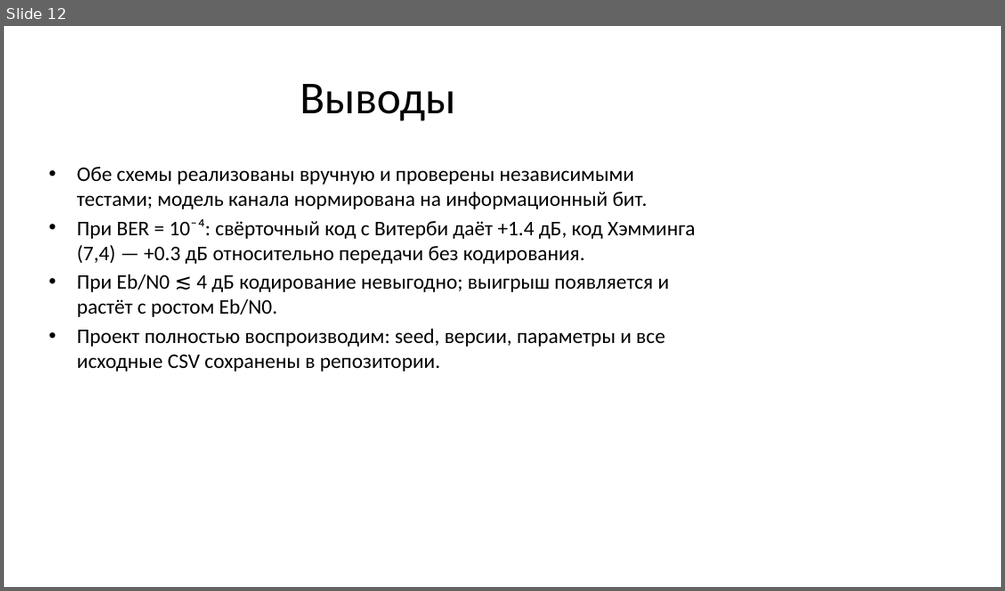
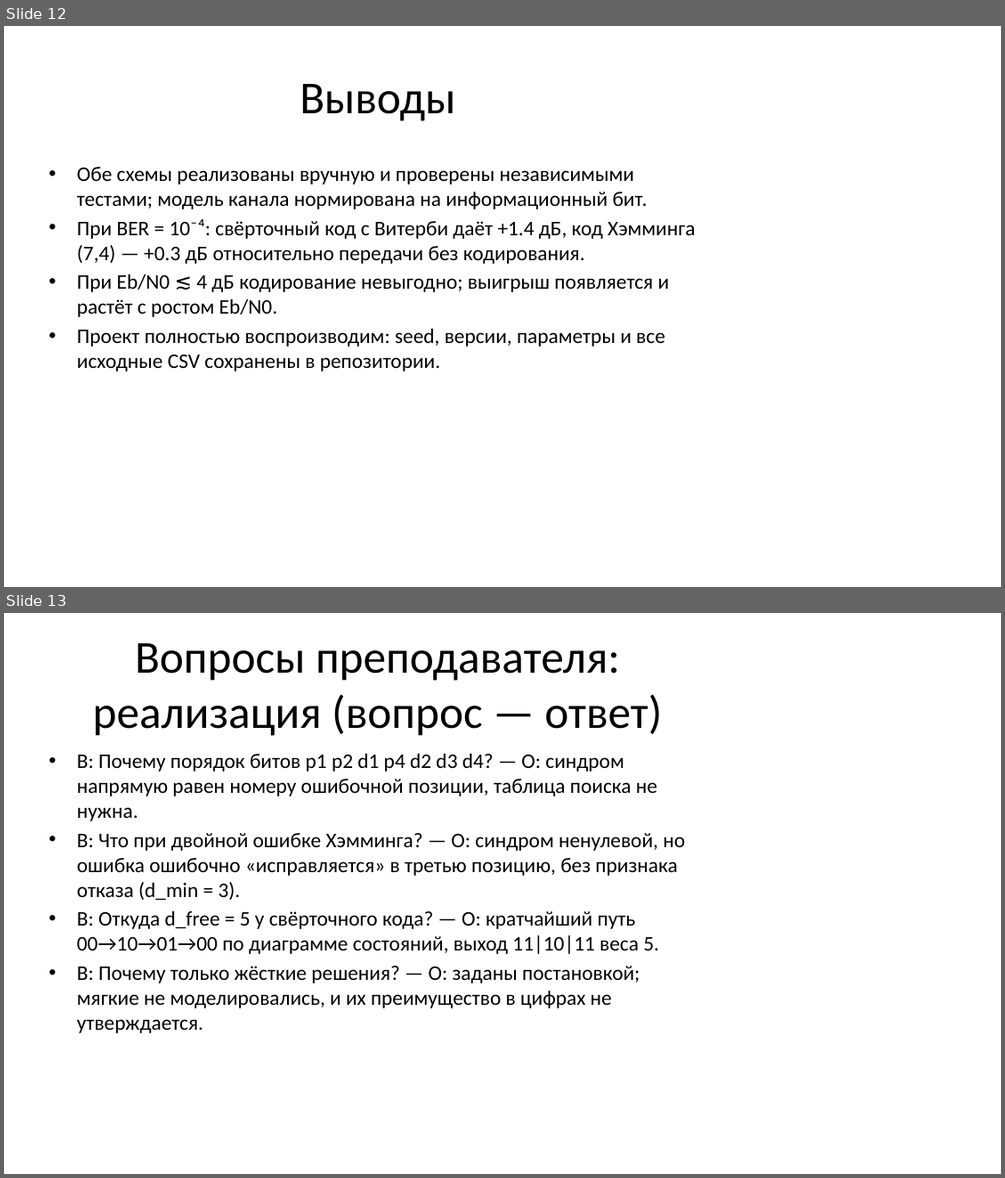
Before and after one commit to FaHaT-TM/Hamming-code, a slide deck: docs/presentation/defense_presentation.pptx. Shown one above the other, each under a label of ours: slide 12 before the commit, slides 12 and 13 after it. The pictures are 1005x591 and 1005x1178 pixels, drawn with LibreOffice and Linux fonts; fonts in the diff are those of the drawing. Boxes give left, top, right and bottom in pixels: in the first picture for what was removed or moved away, otherwise in the second. Text is boxed around its words. In the diff, an @@ line names an element or a change of style, - is before the commit and + after.

Commit message:
docs: вопросы преподавателя к защите (файл и финальные слайды)
- docs/QUESTIONS.md: 20 вопросов с ответами по реализации, каналу, эксперименту, статистике, результатам и организации
- презентация: добавлены 3 финальных слайда «вопрос — ответ», перегенерированы PPTX и PDF, превью слайда с вопросами
- README: ссылка на docs/QUESTIONS.md

```diff
--- a/docs/presentation/defense_presentation.pptx
+++ b/docs/presentation/defense_presentation.pptx
@@ slide 13 added at (4,613,1001,1174), background #FFFFFF @@
@@ title added at (93,643,662,736), 44 pt, text #000000 @@
+Вопросы преподавателя: реализация (вопрос — ответ)
@@ text added at (77,753,685,1033), 20 pt, text #000000 @@
+• В: Почему порядок битов p1 p2 d1 p4 d2 d3 d4? — О: синдром напрямую равен номеру ошибочной позиции, таблица поиска не нужна.
+• В: Что при двойной ошибке Хэмминга? — О: синдром ненулевой, но ошибка ошибочно «исправляется» в третью позицию, без признака отказа (d_min = 3).
+• В: Откуда d_free = 5 у свёрточного кода? — О: кратчайший путь 00→10→01→00 по диаграмме состояний, выход 11|10|11 веса 5.
+• В: Почему только жёсткие решения? — О: заданы постановкой; мягкие не моделировались, и их преимущество в цифрах не утверждается.
```
Also in this commit, not shown: 1 slide changed, 2 other slides added, 6 other files.
